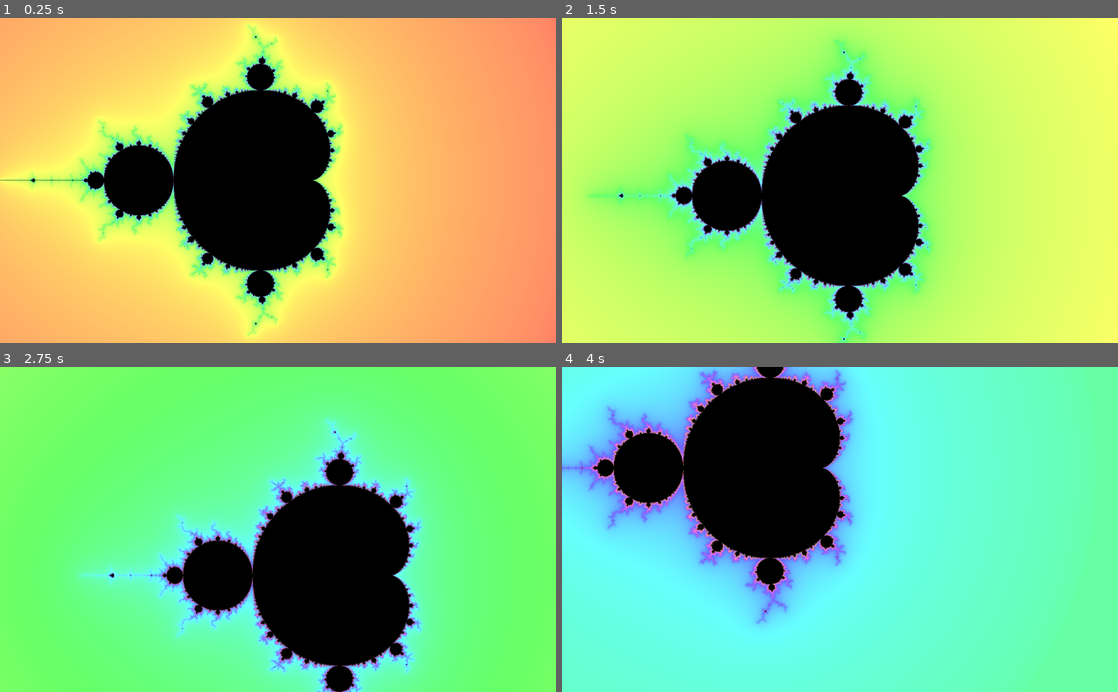
Above: before the commit, frames 1-4 (two rows, left to right).
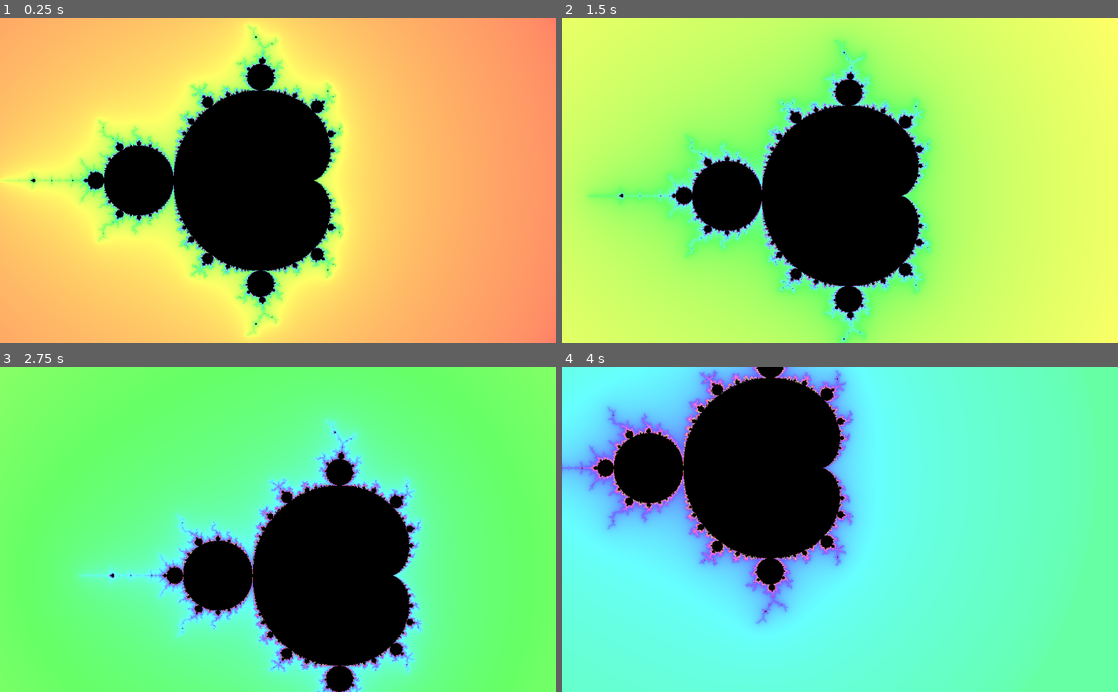
Above: after the commit, the same moments.

Repository: kiwijuice56/web-mandelbrot
Game: Godot game, scene res://main/FractalNavigation.tscn
Two runs of this game, one before a commit and one after it. Both use one fixed random seed, a clock stepped at 60 frames per second and the inputs below.
Inputs (mouse positions are in pixels of both pictures, inside the frame that each line leads up to):
- Up to frame 1 (0.25 s): no input
- Up to frame 2 (1.5 s): move the mouse to (962, 164) at 0.52 s; click (962, 164) at 0.67 s; drag from (728, 196) to (812, 245) at 1.27 s
- Up to frame 3 (2.75 s): move the mouse to (333, 458) at 2.02 s; click (333, 458) at 2.17 s
- Up to frame 4 (4 s): drag from (812, 594) to (673, 480) at 2.77 s; move the mouse to (1006, 578) at 3.52 s; click (1006, 578) at 3.67 s

The runs differ from the first frame. In frame 1, 1.6% of the frame differs, in the area x 0-62%, y 2-98%; in frame 2, 1.6%, in the area x 6-67%, y 7-100%; in frame 3, 1.5%; in frame 4, 1.5%.

Commit message:
Removed oversampling
Performance cost did not outweigh benefit :(

Diff:
--- a/main/mandelbrot_fractal.tres
+++ b/main/mandelbrot_fractal.tres
@@ -80,7 +80,5 @@
 }
 
 void fragment() {
-
-	vec2 s = SCREEN_PIXEL_SIZE / 2.0;
-	COLOR.rgb = (mandelbrot(UV + vec2(0.0, 0.0)) + mandelbrot(UV + vec2(s.x, 0.0)) + mandelbrot(UV + vec2(s.x, s.y)) + mandelbrot(UV + vec2(0.0, s.y))) / 4.0;
+	COLOR.rgb = mandelbrot(UV);
 }"
Not shown, changed: docs/index.html
Not shown, changed: docs/index.pck
